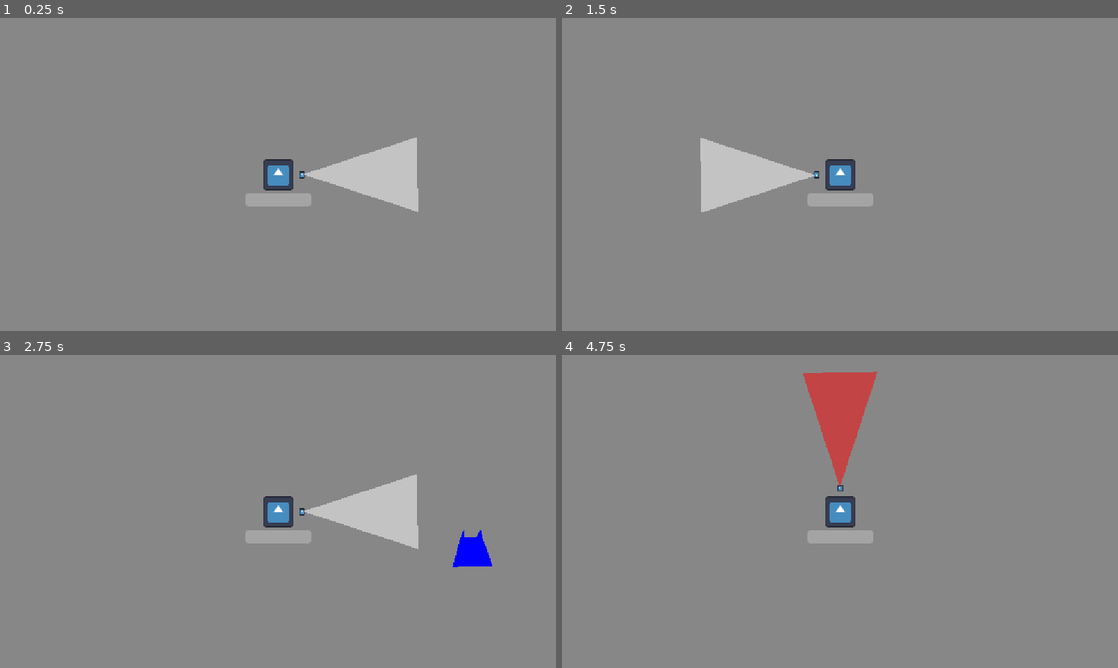
Above: before the commit, frames 1-4 (two rows, left to right).
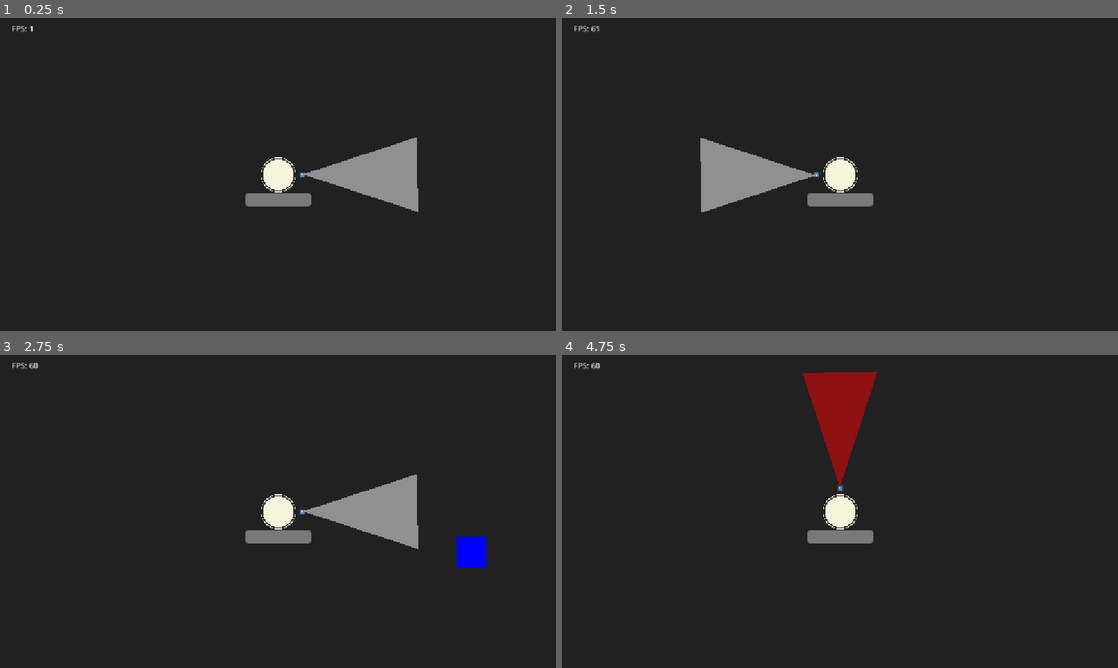
Above: after the commit, the same moments.

Repository: Team-Pufferfish/chromatic-survivors
Game: Godot game, scene res://Scenes/Game.tscn
The game is run twice, just before and just after one commit, with the same random seed, the same clock (stepped at 60 frames per second) and the same inputs. The engine's default icon, where the game draws it, is replaced by a stand-in: a white triangle on a blue panel in a dark square.
Inputs:
- Up to frame 1 (0.25 s): no input
- Up to frame 2 (1.5 s): tap Enter at 0.5 s; hold D (p1_right) 0.53-1.28 s; tap Down (p1_aim_down) at 0.6 s; tap Space at 1.25 s; hold S (p1_down) from 1.28 s (still down); tap Left (p1_aim_left) at 1.35 s
- Up to frame 3 (2.75 s): tap Enter at 2 s; release S (p1_down) at 2.03 s; hold D (p1_right) from 2.03 s (still down); tap Right (p1_aim_right) at 2.1 s
- Up to frame 4 (4.75 s): release D (p1_right) at 2.78 s; hold W (p1_up) 2.78-3.53 s; tap Up (p1_aim_up) at 2.85 s; hold A (p1_left) from 3.53 s (still down); tap T (p1_color_blue) at 3.6 s; tap R (p1_color_red) at 4.35 s

The runs differ from the first frame. In frame 1, 100% of the frame differs, in the area x 0-100%, y 0-100%; in frame 2, 100%; in frame 3, 99%; in frame 4, 100%.

Commit message:
Code integration.

Diff:
--- a/chromatic-survivors/Scenes/Game.tscn
+++ b/chromatic-survivors/Scenes/Game.tscn
@@ -1,5 +1,6 @@
-[gd_scene load_steps=5 format=3 uid="uid://cghqp7uq7cafd"]
+[gd_scene load_steps=6 format=3 uid="uid://cghqp7uq7cafd"]
 
+[ext_resource type="Script" uid="uid://2kbyp3mou55n" path="res://Scenes/fps.gd" id="1_b2bpf"]
 [ext_resource type="PackedScene" uid="uid://ch76b74jwc7xw" path="res://Scenes/Player.tscn" id="1_iukft"]
 [ext_resource type="PackedScene" uid="uid://blo4tyvs8qm1g" path="res://Scenes/enemy.tscn" id="2_gl6un"]
 [ext_resource type="Script" uid="uid://dti232jsdohcf" path="res://Scripts/EnemyManager.gd" id="3_j5yw3"]
@@ -13,7 +14,14 @@
 [node name="ColorRect" type="ColorRect" parent="CanvasLayer"]
 offset_right = 1153.0
 offset_bottom = 649.0
-color = Color(0.531051, 0.531051, 0.531051, 1)
+color = Color(0.131379, 0.131379, 0.131379, 1)
+
+[node name="Label" type="Label" parent="CanvasLayer"]
+offset_left = 23.0
+offset_top = 10.0
+offset_right = 63.0
+offset_bottom = 33.0
+script = ExtResource("1_b2bpf")
 
 [node name="Player" parent="." instance=ExtResource("1_iukft")]
 position = Vector2(589, 301)
--- a/chromatic-survivors/Scenes/Player.tscn
+++ b/chromatic-survivors/Scenes/Player.tscn
@@ -1,6 +1,7 @@
-[gd_scene load_steps=5 format=3 uid="uid://ch76b74jwc7xw"]
+[gd_scene load_steps=6 format=3 uid="uid://ch76b74jwc7xw"]
 
 [ext_resource type="Script" uid="uid://b0f4vc4voec0e" path="res://Scripts/Player.gd" id="1_kyqiw"]
+[ext_resource type="Script" path="res://SimplePlayerShape.gd" id="2_dewec"]
 [ext_resource type="Texture2D" uid="uid://4crablaydxfn" path="res://icon.svg" id="2_gntrk"]
 
 [sub_resource type="CircleShape2D" id="CircleShape2D_dewec"]
@@ -12,9 +13,9 @@
 [node name="Player" type="CharacterBody2D"]
 script = ExtResource("1_kyqiw")
 
-[node name="Sprite2D" type="Sprite2D" parent="."]
-scale = Vector2(0.5, 0.5)
-texture = ExtResource("2_gntrk")
+[node name="Graphic" type="Node2D" parent="."]
+scale = Vector2(32, 32)
+script = ExtResource("2_dewec")
 
 [node name="CollisionShape2D" type="CollisionShape2D" parent="."]
 shape = SubResource("CircleShape2D_dewec")
--- a/chromatic-survivors/Scenes/enemy.tscn
+++ b/chromatic-survivors/Scenes/enemy.tscn
@@ -1,6 +1,7 @@
-[gd_scene load_steps=4 format=3 uid="uid://blo4tyvs8qm1g"]
+[gd_scene load_steps=5 format=3 uid="uid://blo4tyvs8qm1g"]
 
 [ext_resource type="Script" uid="uid://dm700m5ubkkes" path="res://Scripts/Enemy.gd" id="1_hghv2"]
+[ext_resource type="Script" path="res://ColorSquare.gd" id="2_1f0kj"]
 
 [sub_resource type="ParticleProcessMaterial" id="ParticleProcessMaterial_hghv2"]
 particle_flag_disable_z = true
@@ -8,6 +9,7 @@
 initial_velocity_min = 200.0
 initial_velocity_max = 200.0
 gravity = Vector3(0, 0, 0)
+scale_min = 5.0
 scale_max = 10.0
 
 [sub_resource type="CircleShape2D" id="CircleShape2D_ne65n"]
@@ -18,6 +20,10 @@
 collision_mask = 2
 script = ExtResource("1_hghv2")
 
+[node name="Graphic" type="Node2D" parent="."]
+scale = Vector2(64, 64)
+script = ExtResource("2_1f0kj")
+
 [node name="DamageParticles" type="GPUParticles2D" parent="."]
 emitting = false
 amount = 10
@@ -25,9 +31,5 @@
 one_shot = true
 process_material = SubResource("ParticleProcessMaterial_hghv2")
 
-[node name="Polygon2D" type="Polygon2D" parent="."]
-position = Vector2(1, -1)
-polygon = PackedVector2Array(18, -45, 23, -26, 43, 31, -40, 33, -24, -25, -17, -46, -15, -29, 10, -29)
-
 [node name="CollisionShape2D" type="CollisionShape2D" parent="."]
 shape = SubResource("CircleShape2D_ne65n")
--- /dev/null
+++ b/chromatic-survivors/Scenes/fps.gd
@@ -0,0 +1,4 @@
+extends Label
+
+func _process(_delta):
+	text = "FPS: %d" % Engine.get_frames_per_second()
--- a/chromatic-survivors/Scripts/Enemy.gd
+++ b/chromatic-survivors/Scripts/Enemy.gd
@@ -6,17 +6,17 @@
 
 @export var speed : int = 75
 
-@export var MAX_BLUE : int
-@export var CURRENT_BLUE : int
+@export var MAX_BLUE : float
+@export var CURRENT_BLUE : float
 
-@export var MAX_RED : int
-@export var CURRENT_RED : int
+@export var MAX_RED : float
+@export var CURRENT_RED : float
 
 ##@export var MAX_GREEN : int
 #@export var CURRENT_GREEN : int
 
-@export var MAX_YELLOW : int
-@export var CURRENT_YELLOW : int
+@export var MAX_YELLOW : float
+@export var CURRENT_YELLOW : float
 
 func _physics_process(_delta: float) -> void:
 	var player_direction = global_position.direction_to(player.global_position)
@@ -48,7 +48,10 @@
 		queue_free()
 
 func _process(_delta: float) -> void:
-	$Polygon2D.color = get_color_from_stats()
+	$Graphic.yellow_value = CURRENT_YELLOW / max(MAX_YELLOW,1)
+	$Graphic.blue_value = CURRENT_BLUE / max(MAX_BLUE,1)
+	$Graphic.red_value = CURRENT_RED / max(MAX_RED,1)
+	#$Polygon2D.color = get_color_from_stats()
 
 func get_color_from_stats() -> Color:
 	var has_red = MAX_RED > 0
--- a/chromatic-survivors/Scripts/Player.gd
+++ b/chromatic-survivors/Scripts/Player.gd
@@ -22,6 +22,7 @@
 
 func _ready() -> void:
 	$HealthBar.value = CURRENT_HEALTH
+	$Graphic.fill = 1
 
 func _physics_process(delta: float) -> void:
 	var direction = Input.get_vector("p1_left", "p1_right","p1_up","p1_down");
@@ -52,7 +53,9 @@
 	var enemies_colliding = $Hurtbox.get_overlapping_bodies()
 	if enemies_colliding.size() > 0:
 		CURRENT_HEALTH -= damage_rate * enemies_colliding.size()
+		CURRENT_HEALTH = max(CURRENT_HEALTH, 0)
 		$HealthBar.value = CURRENT_HEALTH
+		$Graphic.fill = CURRENT_HEALTH / MAX_HEALTH
 
 	if CURRENT_HEALTH <= 0:
 		emit_signal("player_is_dead")
Not shown, added: chromatic-survivors/Scenes/fps.gd.uid
